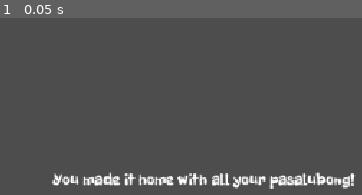
Above: before the commit, frame 1.
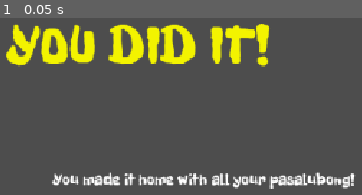
Above: after the commit, the same moment.

Repository: Ronbc779/Game-Jam
Game: Godot game, scene res://scenes/WinScreen.tscn
The game is run twice, just before and just after one commit, with the same random seed, the same clock (stepped at 60 frames per second) and the same inputs. This scene is started directly instead of the project's main scene. The engine's default icon, where the game draws it, is replaced by a stand-in: a white triangle on a blue panel in a dark square.
Inputs:
- Up to frame 1 (0.05 s): no input

The runs differ from the first frame. In frame 1, 9.1% of the frame differs, in the area x 1-75%, y 3-28%.

Commit message:
redesigned (slight) the end screens

Diff:
--- a/scenes/LoseScreen.tscn
+++ b/scenes/LoseScreen.tscn
@@ -14,12 +14,25 @@
 
 [node name="ResultLabel" type="Label" parent="." unique_id=1532444097]
 layout_mode = 0
-offset_left = 421.0
-offset_top = 285.0
-offset_right = 662.0
-offset_bottom = 360.0
+offset_left = 472.0
+offset_top = 283.0
+offset_right = 713.0
+offset_bottom = 358.0
 theme_override_fonts/font = ExtResource("1_5ma5d")
-theme_override_font_sizes/font_size = 24
-text = "You Win"
+theme_override_font_sizes/font_size = 54
+text = "You Lose"
 horizontal_alignment = 1
 vertical_alignment = 1
+
+[node name="Label" type="Label" parent="." unique_id=66674195]
+layout_mode = 0
+offset_left = 314.0
+offset_top = 78.0
+offset_right = 871.0
+offset_bottom = 207.0
+theme_override_colors/font_color = Color(0.79993415, 0, 0, 1)
+theme_override_fonts/font = ExtResource("1_5ma5d")
+theme_override_font_sizes/font_size = 80
+text = "You suck at this."
+horizontal_alignment = 1
+vertical_alignment = 1
--- a/scenes/WinScreen.tscn
+++ b/scenes/WinScreen.tscn
@@ -23,3 +23,16 @@
 text = "You Win"
 horizontal_alignment = 1
 vertical_alignment = 1
+
+[node name="Label" type="Label" parent="." unique_id=2061324132]
+layout_mode = 0
+offset_left = 314.0
+offset_top = 63.0
+offset_right = 778.0
+offset_bottom = 192.0
+theme_override_colors/font_color = Color(0.95289654, 0.9522709, 3.080368e-06, 1)
+theme_override_fonts/font = ExtResource("1_ulig0")
+theme_override_font_sizes/font_size = 80
+text = "YOU DID IT!"
+horizontal_alignment = 1
+vertical_alignment = 1
